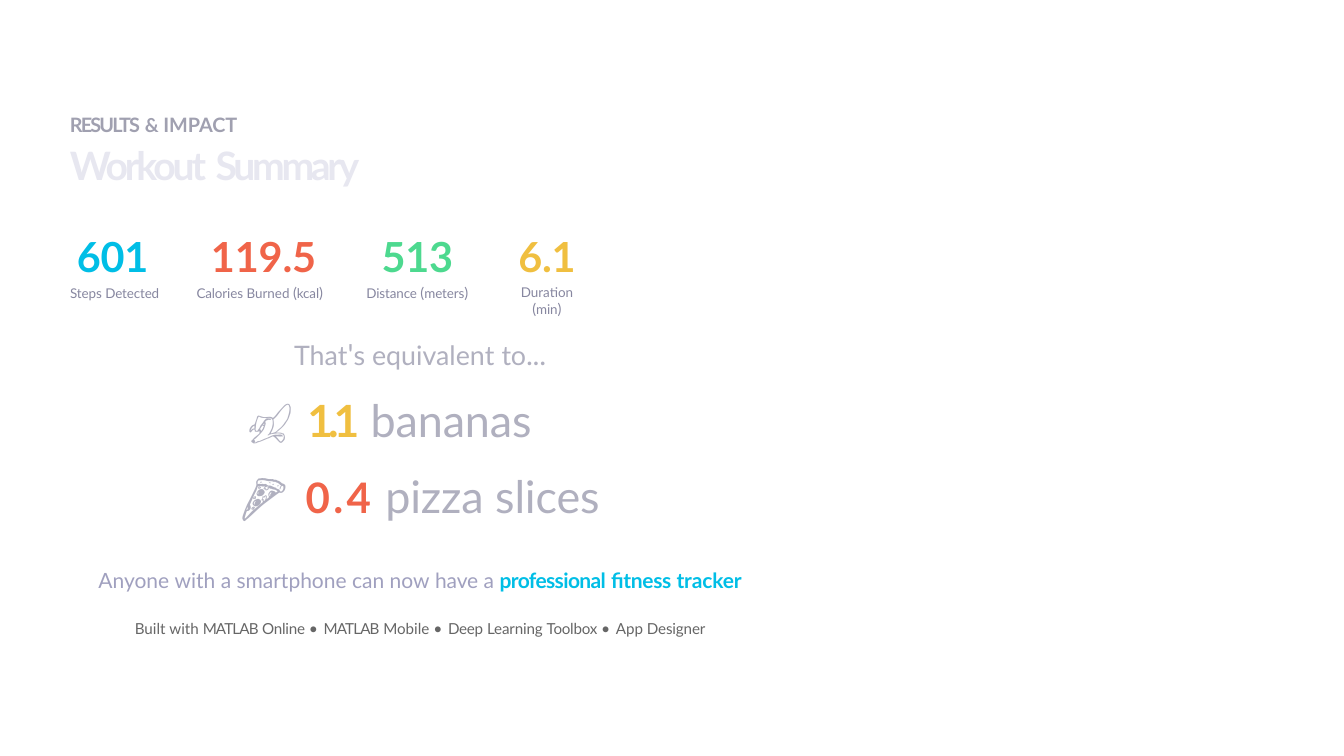
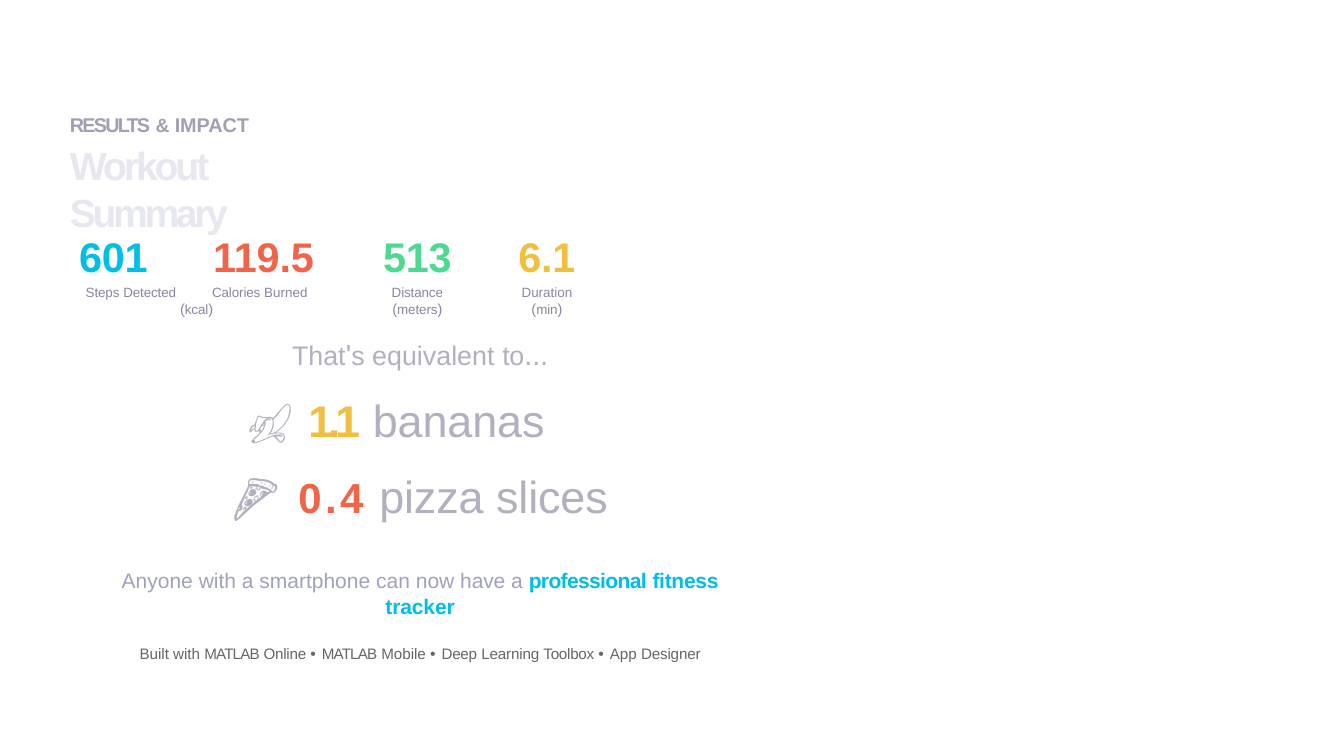
Before and after one commit to abduelmorsi/nighquest-fitsense-ai, a slide deck: slide 9 of presentation.pptx. Drawn at 1344x756 pixels with LibreOffice and Linux fonts; fonts in the diff are those of the drawing; background and template pictures are left out. Boxes give left, top, right and bottom in pixels: in the first picture for what was removed or moved away, otherwise in the second. Text is boxed around its words. In the diff, an @@ line names an element or a change of style, - is before the commit and + after.

```diff
--- a/presentation.pptx
+++ b/presentation.pptx
@@ font Lato to Arial in 6 elements at [70, 118, 249, 132], [79, 243, 314, 314], [383, 243, 451, 314], [518, 243, 575, 314], [292, 346, 608, 522], [122, 572, 719, 662] @@
```
Also in this commit, not shown: 7 other slides changed, 1 other file.
